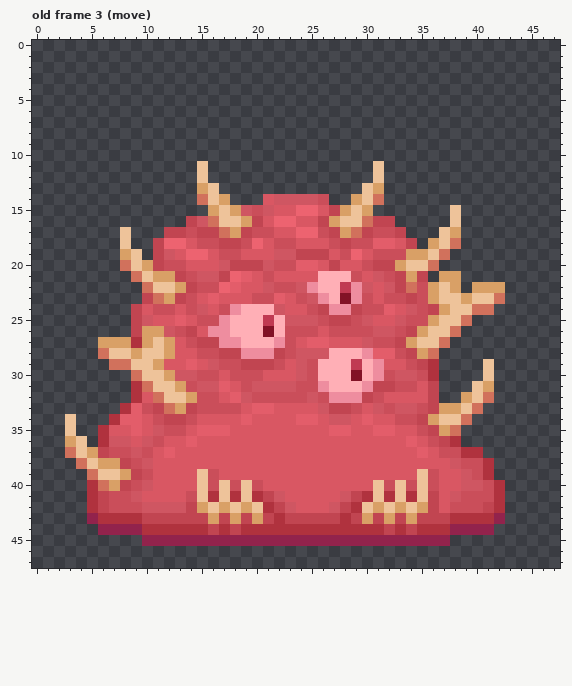
A pixel-art file gets an edit: assets/enemies/Gorebite.aseprite. Above, as it was before the edit.
48x48 pixels, 4 frames. Shown: old frame 3 (move). The commit also changed other frames, which this record leaves out.
The result:
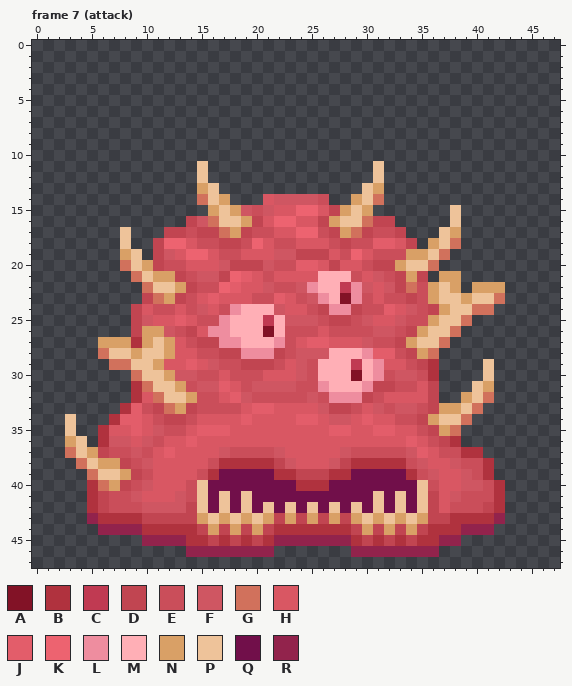
Palette (. is transparent): A #821226  B #b0323e  C #c03a52  D #c14551  E #ca4e5a  F #cf5662  G #d1715c  H #d95763  J #e35d6a  K #ed6370  L #ee8d9f  M #ffafb6  N #d9a066  P #eec39a  Q #710f4a  R #92234c
A new or re-ordered frame is compared with the old frame closest to it.
What changed:
frames 4 -> 12
Frame 7 (attack) is new; against old frame 3 (move), layer "mouth":
Colour E gives way to colour B in row 39 at x 16.
Colour H gives way to colour B in row 38 at x 17 to 21 and 29 to 33; in row 39 at x 22 to 23, 27 to 28 and 34; in row 40 at x 24 to 26.
Colour R gives way to colour B in row 44 at x 38; in row 45 at x 14 to 15, 17, 19, 21, 29, 31, 33 and 35 to 36.
Colour B gives way to colour D in row 43 at x 22 and 28; in row 44 at x 15, 17, 19, 21, 29, 31, 33 and 35.
Colour H gives way to colour D in row 38 at x 22 and 28; in row 39 at x 24 to 26.
Colour R gives way to colour D in row 45 at x 16, 18, 20, 30, 32 and 34.
Colour H gives way to colour E in row 37 at x 18 to 21 and 29 to 33; in row 38 at x 16 and 34; in row 40 at x 14.
Colour P gives way to colour E in row 39 at x 15 and 35.
Colour E gives way to colour F in row 39 at x 36.
Colour H gives way to colour F in row 37 at x 17, 22, 28 and 34; in row 38 at x 23, 27 and 35; in row 41 at x 13.
Colour B gives way to colour N in row 44 at x 20 and 30.
Colour D gives way to colour N in row 43 at x 15, 17, 19, 21, 23, 25, 27, 29, 31, 33 and 35; in row 44 at x 16, 18, 32 and 34.
Colour B gives way to colour P in row 42 at x 21 and 29.
Colour F gives way to colour P in row 42 at x 23 and 27.
Colour H gives way to colour P in row 42 at x 25.
Colour N gives way to colour P in row 42 at x 15, 17, 19, 31, 33 and 35; in row 43 at x 16, 18, 20, 30, 32 and 34.
Colour B gives way to colour Q in row 41 at x 16, 18, 20, 30, 32 and 34.
Colour D gives way to colour Q in row 41 at x 21 and 29; in row 42 at x 22 and 28.
Colour E gives way to colour Q in row 40 at x 16, 18, 20, 32 and 34.
Colour F gives way to colour Q in row 41 at x 22 and 28.
Colour H gives way to colour Q in row 39 at x 17 to 21 and 29 to 33; in row 40 at x 21 to 23 and 27 to 30; in row 41 at x 23 to 27; in row 42 at x 24 and 26.
Colour P gives way to colour Q in row 40 at x 17, 19, 31 and 33; in row 42 at x 16, 18, 20, 30, 32 and 34.
The edit adds colour R in row 45 at x 38; in row 46 at x 14 to 21 and 29 to 36.
Boxes around the changes in both pictures, in picture pixels (x1, y1, x2, y2):
changed: (175, 447, 461, 557)
